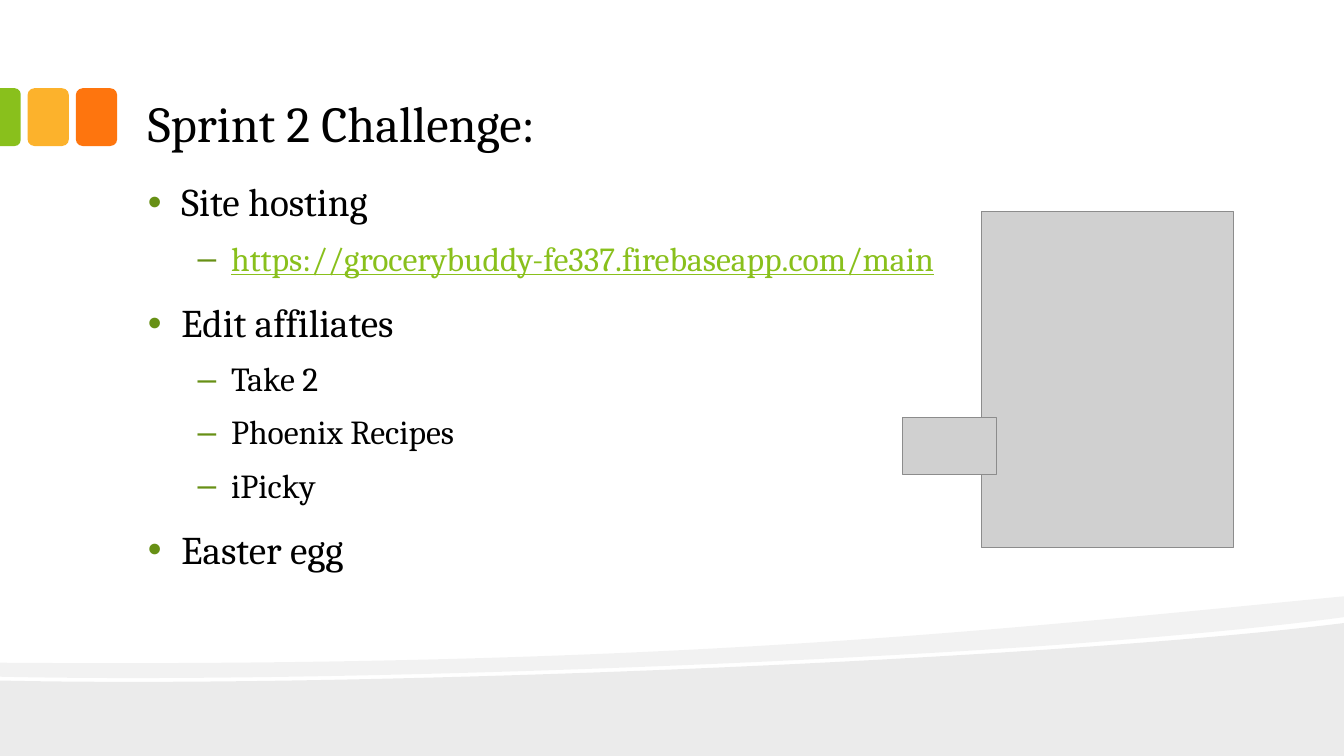
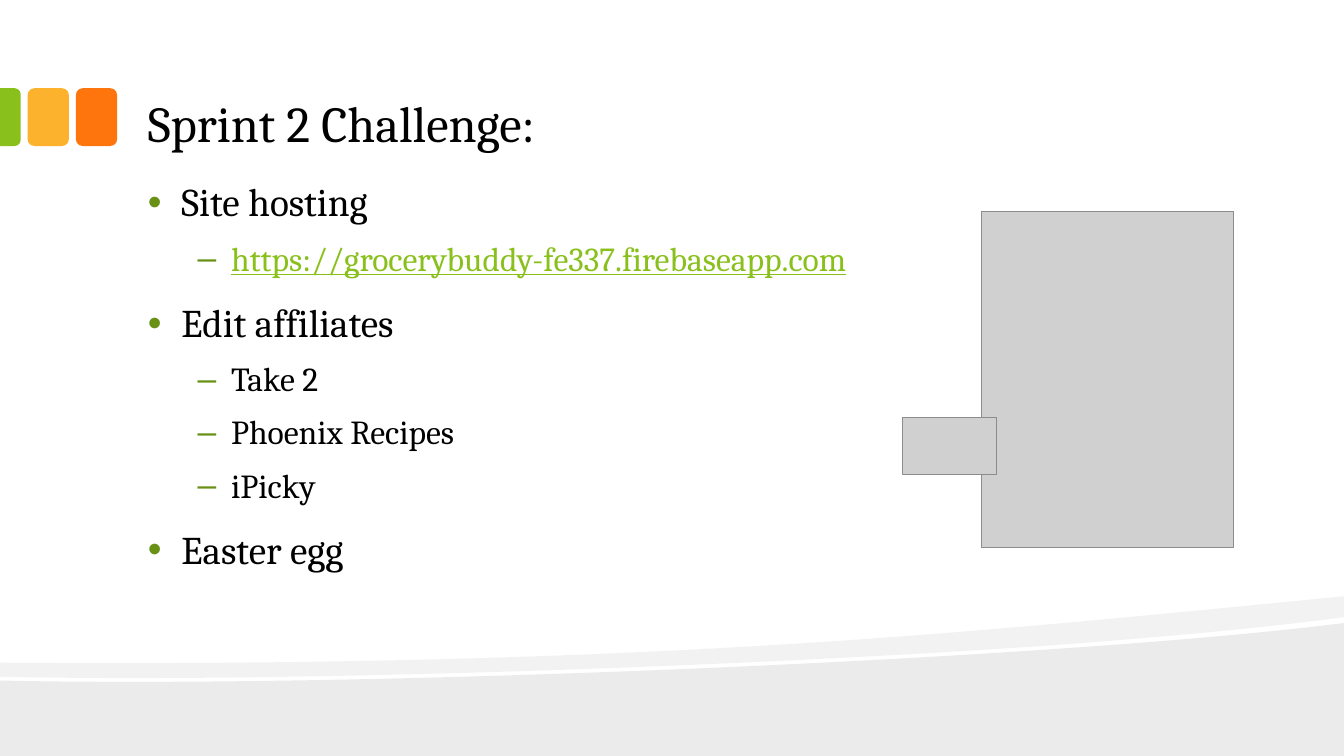
Before and after one commit to pclundaahl/grocerybuddy, a slide deck: slide 6 of Team Docs/Sprint 2 Presentation.pptx. Drawn at 1344x756 pixels with LibreOffice and Linux fonts; fonts in the diff are those of the drawing; grey boxes stand for pictures. Boxes give left, top, right and bottom in pixels: in the first picture for what was removed or moved away, otherwise in the second. Text is boxed around its words. In the diff, an @@ line names an element or a change of style, - is before the commit and + after.

```diff
--- a/Team Docs/Sprint 2 Presentation.pptx
+++ b/Team Docs/Sprint 2 Presentation.pptx
@@ text at [231, 247, 846, 279]: text changed @@
-  – https://grocerybuddy-fe337.firebaseapp.com/main
+  – https://grocerybuddy-fe337.firebaseapp.com
```
Also in this commit, not shown: 1 other slide changed.
